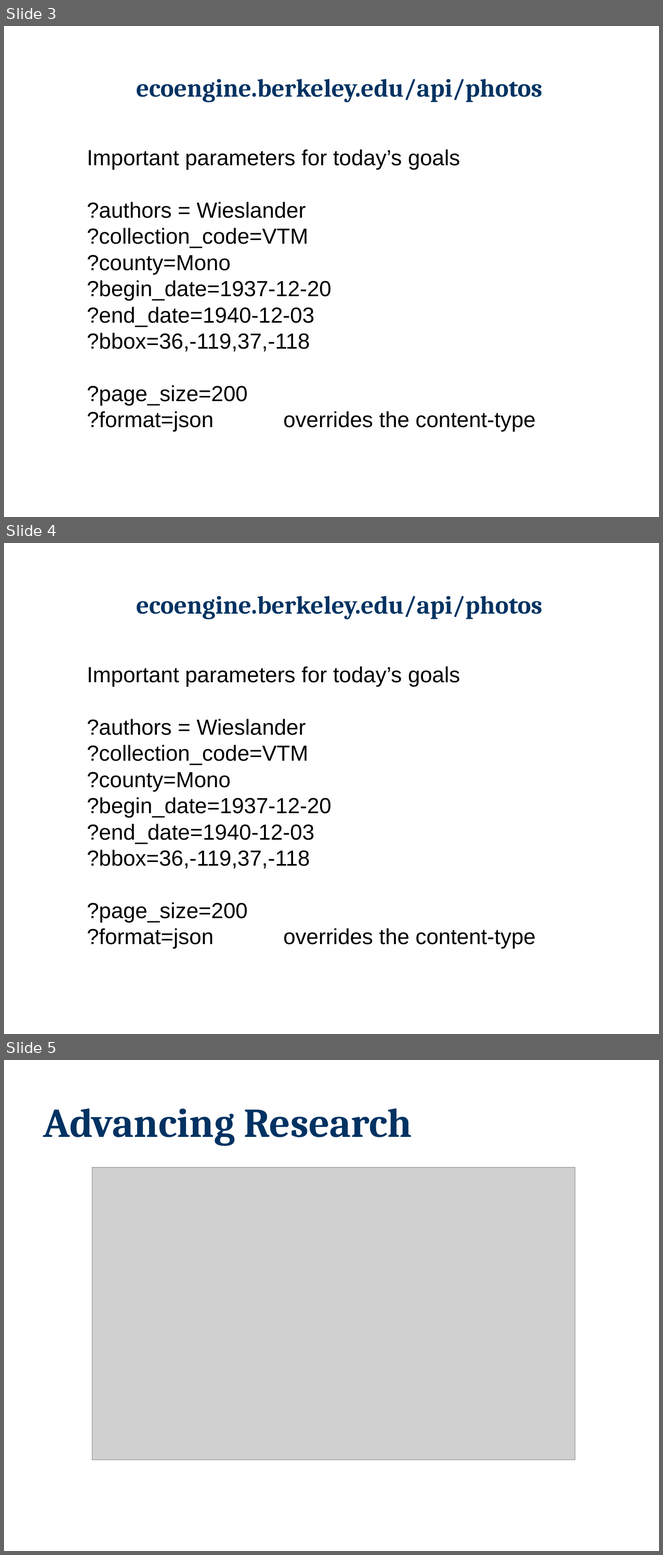
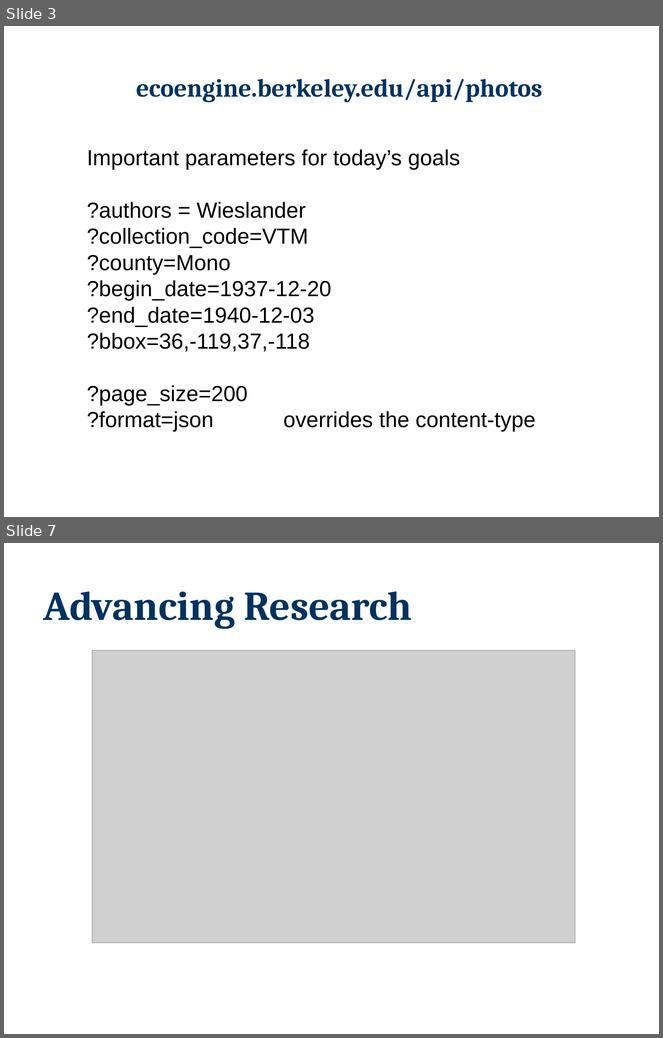
Before and after one commit to berkeley-gif/reshoot, a slide deck: docs/VTM_Photo_rehoot_Falk.pptx. Shown one above the other, each under a label of ours: slides 3, 4 and 5 before the commit, slides 3 and 7 after it; the slides between them are not shown. The pictures are 663x1555 and 663x1038 pixels, drawn with LibreOffice and Linux fonts; fonts in the diff are those of the drawing; grey boxes stand for pictures; background and template pictures are left out. Boxes give left, top, right and bottom in pixels: in the first picture for what was removed or moved away, otherwise in the second. Text is boxed around its words. In the diff, an @@ line names an element or a change of style, - is before the commit and + after.

```diff
--- a/docs/VTM_Photo_rehoot_Falk.pptx
+++ b/docs/VTM_Photo_rehoot_Falk.pptx
@@ slide 4 removed at [4,543,659,1034], background #FFFFFF @@
@@ title removed at [136,596,542,619] @@
-ecoengine.berkeley.edu/api/photos
@@ text removed at [87,666,536,949] @@
-Important parameters for today’s goals
-?authors = Wieslander
-?collection_code=VTM
-?county=Mono
-?begin_date=1937-12-20
-?end_date=1940-12-03
-?bbox=36,-119,37,-118
-?page_size=200
-?format=json overrides the content-type
@@ what was slide 5 is now slide 7 @@
```
Also in this commit, not shown: 3 slides added, 1 other file.
